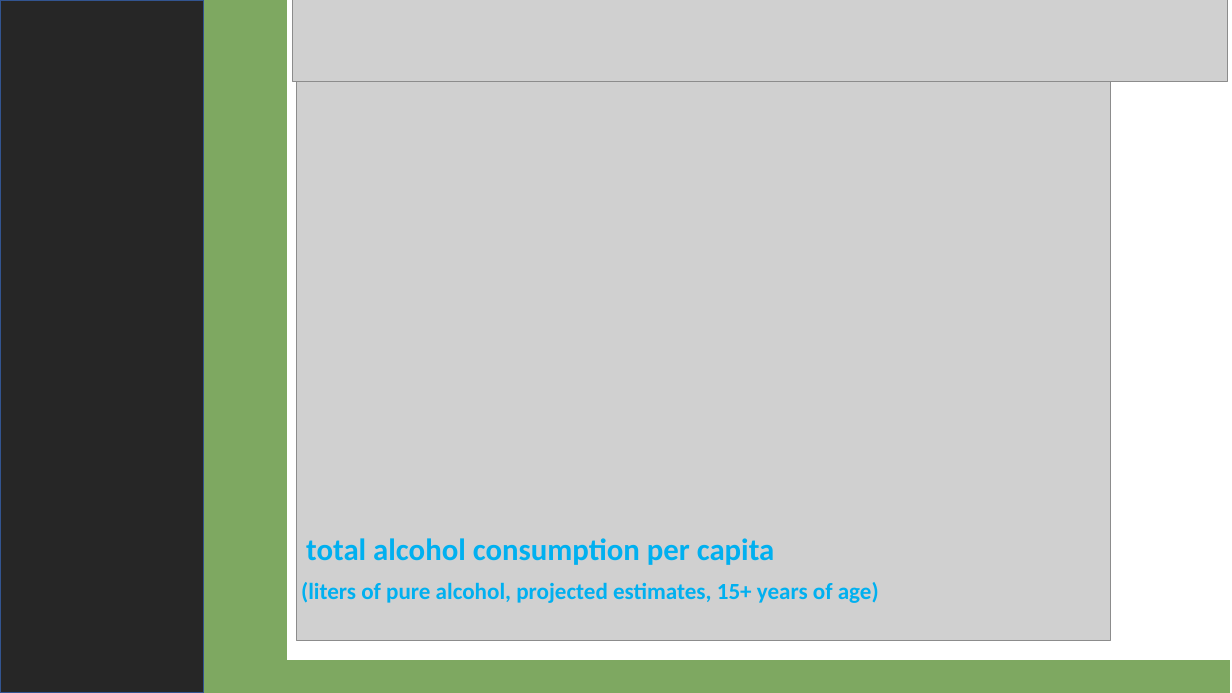
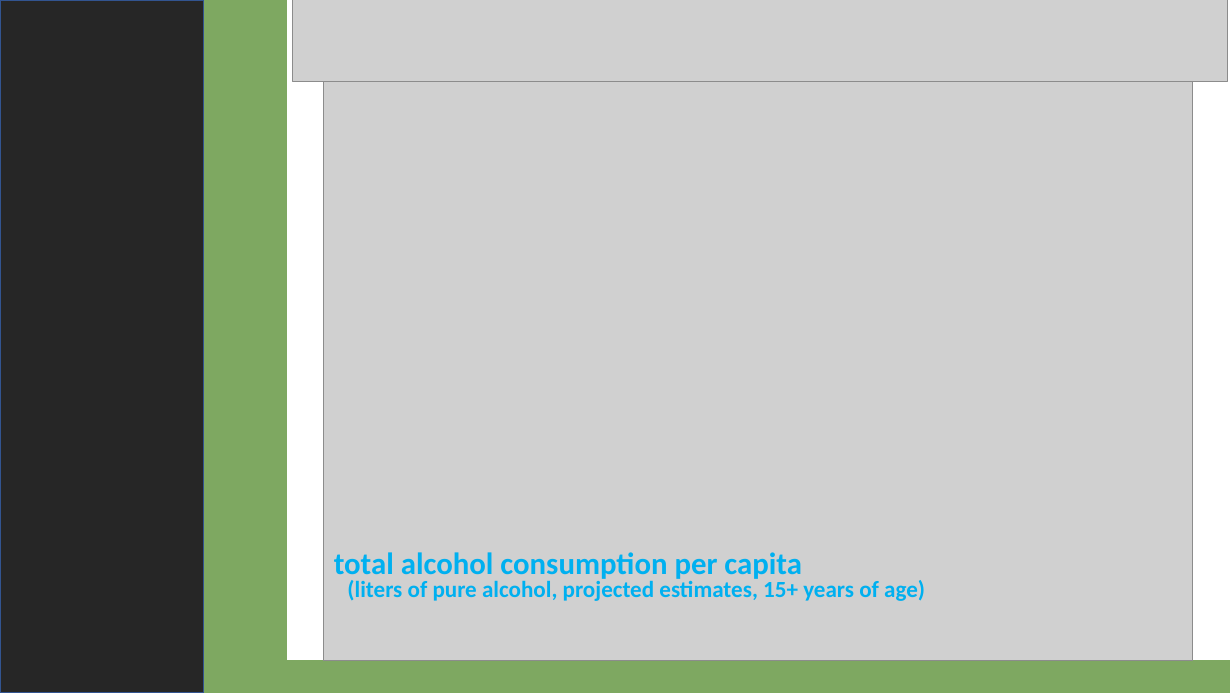
Before and after one commit to 4d4m43/DrinkAndBeHapPY, a slide deck: slide 7 of libs/output/DrinkandBeHappy.pptx. Drawn at 1232x693 pixels with LibreOffice and Linux fonts; fonts in the diff are those of the drawing; grey boxes stand for pictures. Boxes give left, top, right and bottom in pixels: in the first picture for what was removed or moved away, otherwise in the second. Text is boxed around its words. In the diff, an @@ line names an element or a change of style, - is before the commit and + after.

```diff
--- a/libs/output/DrinkandBeHappy.pptx
+++ b/libs/output/DrinkandBeHappy.pptx
@@ picture: place and size @@
-picture at (297, 37, 1110, 640)
+picture at (323, 16, 1193, 661)
@@ text "total alcohol consumption per capita": place and size @@
-text "total alcohol consumption per capita" at (306, 538, 775, 565)
+text "total alcohol consumption per capita" at (334, 552, 802, 582)
@@ text "(liters of pure alcohol, projected ...": place and size @@
-text "(liters of pure alcohol, projected ..." at (301, 582, 879, 603)
+text "(liters of pure alcohol, projected ..." at (347, 578, 925, 601)
```
Also in this commit, not shown: 1 other slide changed, 1 other file.
